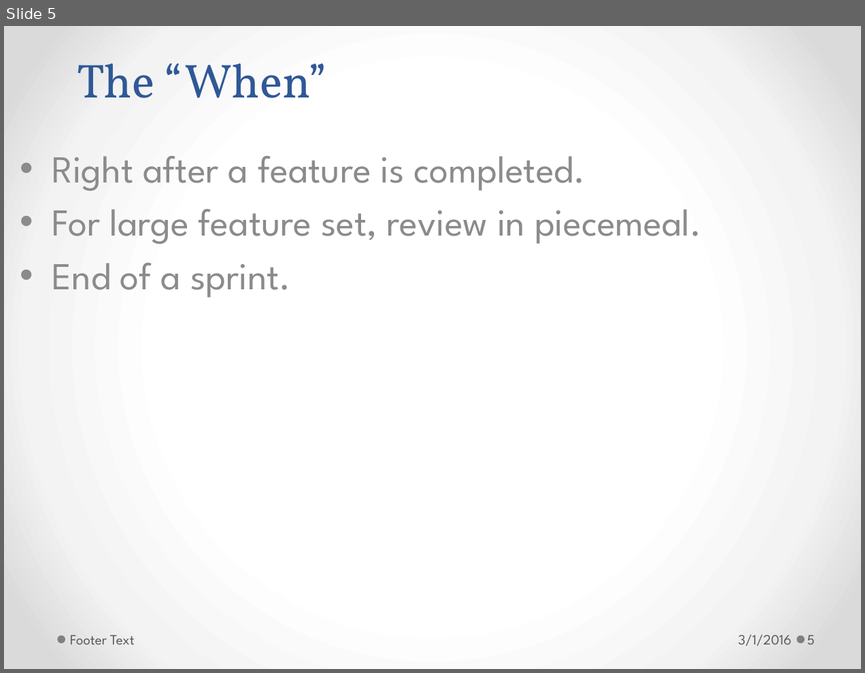
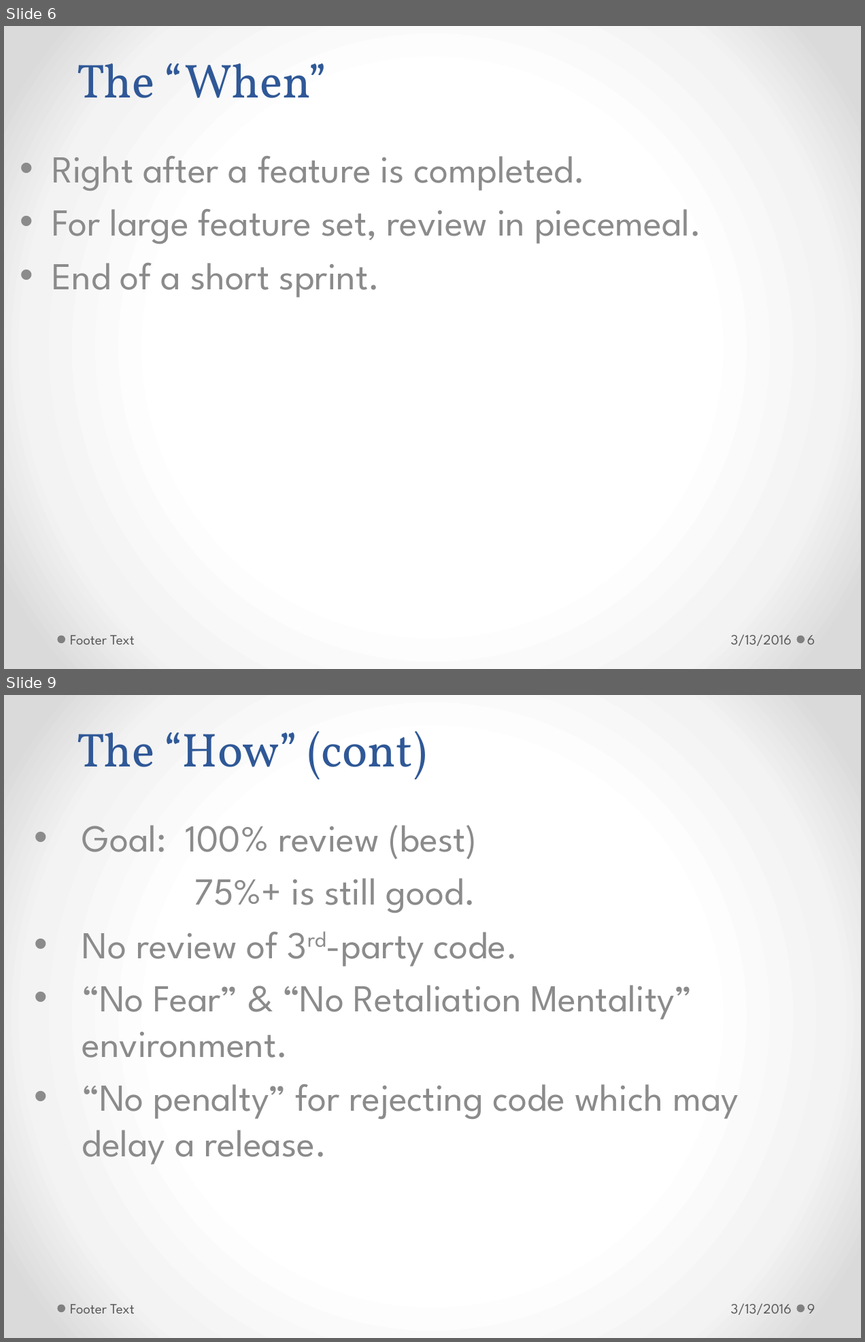
Before and after one commit to h-t-tran/brown, a slide deck: codereview/tech-presentation-effective-codereview.pptx. Shown one above the other, each under a label of ours: slide 5 before the commit, slides 6 and 9 after it; the slides between them are not shown. The pictures are 865x673 and 865x1342 pixels, drawn with LibreOffice and Linux fonts; fonts in the diff are those of the drawing. Boxes give left, top, right and bottom in pixels: in the first picture for what was removed or moved away, otherwise in the second. Text is boxed around its words. In the diff, an @@ line names an element or a change of style, - is before the commit and + after.

Commit message:
update code review slides

```diff
--- a/codereview/tech-presentation-effective-codereview.pptx
+++ b/codereview/tech-presentation-effective-codereview.pptx
@@ slide 9 added at <box>4,695,861,1338</box>, background gradient #FFFFFF to #F4F4F4 to #DADADA; not listed: 2 template elements that a slide beside it also shows @@
@@ title added at <box>77,731,426,779</box>, 40 pt, text #2F5897 @@
+The “How” (cont)
@@ subtitle added at <box>82,825,738,1164</box>, 32 pt, text #8C8C8C @@
+• Goal: 100% review (best)
+75%+ is still good.
+• No review of 3rd-party code.
+• “No Fear” & “No Retaliation Mentality” environment.
+• “No penalty” for rejecting code which may delay a release.
@@ text added at <box>70,1304,135,1313</box>, 12 pt, text #595959 @@
+Footer Text
@@ text added at <box>731,1303,791,1314</box>, 12 pt, text #595959 @@
+3/13/2016
@@ page number added at <box>807,1304,815,1313</box>, 12 pt, text #595959 @@
+9
@@ what was slide 5 is now slide 6 @@
@@ slide 6 changed as well @@
@@ subtitle at <box>52,263,380,297</box>: text changed @@
-• End of a sprint.
+• End of a short sprint.
@@ text at <box>731,634,791,645</box>: text changed @@
-3/1/2016
+3/13/2016
@@ page number at <box>807,635,815,644</box>: text changed @@
-5
+6
```
Also in this commit, not shown: 12 other slides changed, 4 other slides added, 2 other files.
